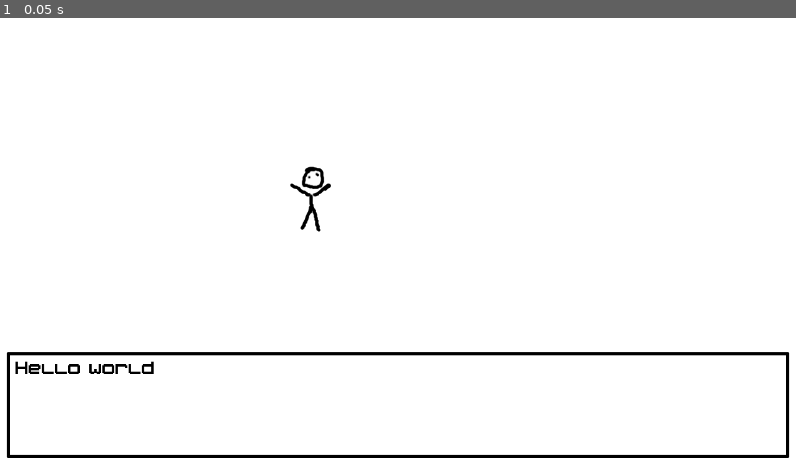
Above: before the commit, frame 1.
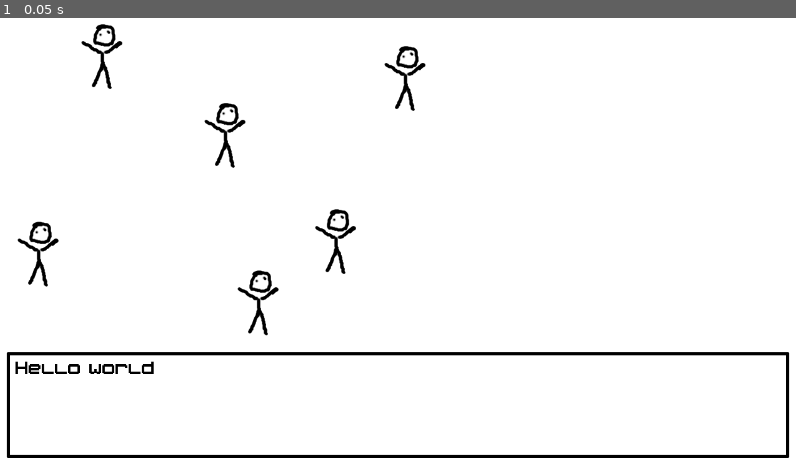
Above: after the commit, the same moment.

Repository: rtauziac/feelingsnotyet
Game: Godot game, scene res://testing/GameRoot.tscn
Two runs of this game, one before a commit and one after it. Both use one fixed random seed, a clock stepped at 60 frames per second and the inputs below.
Inputs:
- Up to frame 1 (0.05 s): no input

The runs differ from the first frame. In frame 1, 1.5% of the frame differs, in the area x 2-54%, y 1-72%.

Commit message:
input handling for persons

Diff:
--- a/persons/Person.gd
+++ b/persons/Person.gd
@@ -2,14 +2,18 @@
 
 class_name Person
 
-# Declare member variables here. Examples:
-# var a = 2
-# var b = "text"
+
+export (Array, NodePath) var siblingpaths
+export (bool) var is_open
+
+var siblings: Array
 
 
 # Called when the node enters the scene tree for the first time.
-#func _ready():
-#	pass # Replace with function body.
+func _ready():
+	for path in siblingpaths:
+		var person: Person = get_node(path)
+		siblings.push_front(person)
 
 
 # Called every frame. 'delta' is the elapsed time since the previous frame.
--- a/persons/SpriteSmogShader.tres
+++ b/persons/SpriteSmogShader.tres
@@ -118,12 +118,12 @@
 
 }
 "
-graph_offset = Vector2( -1501, -123.5 )
+graph_offset = Vector2( -1882, -178.75 )
 mode = 1
 flags/light_only = false
 nodes/fragment/0/position = Vector2( 473, 211 )
 nodes/fragment/2/node = SubResource( 6 )
-nodes/fragment/2/position = Vector2( -807, -34 )
+nodes/fragment/2/position = Vector2( -788, -22 )
 nodes/fragment/3/node = SubResource( 7 )
 nodes/fragment/3/position = Vector2( -195, 370 )
 nodes/fragment/4/node = SubResource( 8 )
@@ -131,13 +131,13 @@
 nodes/fragment/5/node = SubResource( 9 )
 nodes/fragment/5/position = Vector2( -191, 71 )
 nodes/fragment/6/node = SubResource( 10 )
-nodes/fragment/6/position = Vector2( -1386, 225 )
+nodes/fragment/6/position = Vector2( -1526, 52 )
 nodes/fragment/7/node = SubResource( 11 )
-nodes/fragment/7/position = Vector2( -1193, 216 )
+nodes/fragment/7/position = Vector2( -1333, 43 )
 nodes/fragment/8/node = SubResource( 12 )
-nodes/fragment/8/position = Vector2( -1182, 118 )
+nodes/fragment/8/position = Vector2( -1314, -61 )
 nodes/fragment/9/node = SubResource( 13 )
-nodes/fragment/9/position = Vector2( -1001, 125 )
+nodes/fragment/9/position = Vector2( -1091, -22 )
 nodes/fragment/10/node = SubResource( 1 )
 nodes/fragment/10/position = Vector2( -384, 129 )
 nodes/fragment/13/node = SubResource( 3 )
@@ -148,4 +148,4 @@
 nodes/fragment/15/position = Vector2( -236, 240 )
 nodes/fragment/16/node = SubResource( 18 )
 nodes/fragment/16/position = Vector2( -651, 384 )
-nodes/fragment/connections = PoolIntArray( 3, 0, 4, 2, 4, 0, 0, 0, 4, 1, 0, 1, 6, 0, 7, 0, 2, 0, 10, 0, 10, 0, 5, 1, 13, 0, 5, 0, 8, 0, 9, 0, 7, 0, 9, 1, 9, 0, 2, 0, 5, 0, 14, 0, 14, 0, 4, 0, 15, 0, 14, 1, 16, 0, 10, 1, 16, 0, 15, 0 )
+nodes/fragment/connections = PoolIntArray( 3, 0, 4, 2, 4, 0, 0, 0, 4, 1, 0, 1, 6, 0, 7, 0, 2, 0, 10, 0, 10, 0, 5, 1, 13, 0, 5, 0, 9, 0, 2, 0, 5, 0, 14, 0, 14, 0, 4, 0, 15, 0, 14, 1, 16, 0, 10, 1, 16, 0, 15, 0, 8, 0, 9, 0, 7, 0, 9, 1 )
--- a/persons/Stickman.tscn
+++ b/persons/Stickman.tscn
@@ -5,6 +5,7 @@
 [ext_resource path="res://persons/SpriteSmogShader.tres" type="Shader" id=3]
 
 [sub_resource type="ShaderMaterial" id=15]
+resource_local_to_scene = true
 shader = ExtResource( 3 )
 shader_param/smogFactor = 0.0
 
--- a/testing/2DRoot.tscn
+++ b/testing/2DRoot.tscn
@@ -1,7 +1,38 @@
-[gd_scene load_steps=3 format=2]
+[gd_scene load_steps=10 format=2]
 
 [ext_resource path="res://persons/Stickman.tscn" type="PackedScene" id=1]
+[ext_resource path="res://persons/SpriteSmogShader.tres" type="Shader" id=2]
 [ext_resource path="res://testing/CheckClick.gd" type="Script" id=3]
+
+[sub_resource type="ShaderMaterial" id=1]
+resource_local_to_scene = true
+shader = ExtResource( 2 )
+shader_param/smogFactor = 0.0
+
+[sub_resource type="ShaderMaterial" id=2]
+resource_local_to_scene = true
+shader = ExtResource( 2 )
+shader_param/smogFactor = 0.0
+
+[sub_resource type="ShaderMaterial" id=3]
+resource_local_to_scene = true
+shader = ExtResource( 2 )
+shader_param/smogFactor = 0.0
+
+[sub_resource type="ShaderMaterial" id=4]
+resource_local_to_scene = true
+shader = ExtResource( 2 )
+shader_param/smogFactor = 0.0
+
+[sub_resource type="ShaderMaterial" id=5]
+resource_local_to_scene = true
+shader = ExtResource( 2 )
+shader_param/smogFactor = 0.0
+
+[sub_resource type="ShaderMaterial" id=6]
+resource_local_to_scene = true
+shader = ExtResource( 2 )
+shader_param/smogFactor = 0.0
 
 [node name="2DRoot" type="Node2D"]
 
@@ -11,7 +42,29 @@
 smoothing_enabled = true
 
 [node name="Persons" type="Node2D" parent="."]
-position = Vector2( 464, 284 )
 script = ExtResource( 3 )
 
 [node name="Person" parent="Persons" instance=ExtResource( 1 )]
+material = SubResource( 1 )
+position = Vector2( 130, 56 )
+siblingpaths = [ NodePath("../Person2"), NodePath("../Person3"), NodePath("../Person4") ]
+
+[node name="Person2" parent="Persons" instance=ExtResource( 1 )]
+material = SubResource( 2 )
+position = Vector2( 327, 182 )
+
+[node name="Person3" parent="Persons" instance=ExtResource( 1 )]
+material = SubResource( 3 )
+position = Vector2( 28, 372 )
+
+[node name="Person4" parent="Persons" instance=ExtResource( 1 )]
+material = SubResource( 4 )
+position = Vector2( 615, 91 )
+
+[node name="Person5" parent="Persons" instance=ExtResource( 1 )]
+material = SubResource( 5 )
+position = Vector2( 504, 352 )
+
+[node name="Person6" parent="Persons" instance=ExtResource( 1 )]
+material = SubResource( 6 )
+position = Vector2( 380, 450 )
--- a/testing/CheckClick.gd
+++ b/testing/CheckClick.gd
@@ -1,11 +1,34 @@
 extends Node2D
+
+
+func set_smog_for_person(the_person: Person):
+	var all_friends: Array = the_person.siblings
+	for person in get_children():
+		if person is Person:
+			var is_friend = all_friends.has(person)
+			var is_self = person == the_person
+			person.material.set("shader_param/smogFactor", 0 if (is_friend or is_self) else 0.2)
+
+
+func remove_smog():
+		for person in get_children():
+			if person is Person:
+				person.material.set("shader_param/smogFactor", 0)
 
 
 func _input(event):
 	if event is InputEventMouseButton and event.button_index == BUTTON_LEFT:
 		if event.pressed:
-			for person in get_children():
-				if person is Sprite:
+			var children: Array = get_children()
+			for x in children.size():
+				var person = children[-x+1]
+				if person is Person:
 					var person_rect: Rect2 = Rect2(to_global(person.position), person.texture.get_size())
 					if person_rect.has_point(get_global_mouse_position()):
-						print("%s clicked" % person.name)
+#						print("%s clicked" % person.name)
+						set_smog_for_person(person)
+						get_tree().set_input_as_handled()
+						break
+			if not get_tree().is_input_handled():
+				get_tree().set_input_as_handled()
+				remove_smog()
--- a/testing/CheckClick_001.gd
+++ /dev/null
@@ -1,22 +0,0 @@
-extends Sprite
-
-
-# Declare member variables here. Examples:
-# var a = 2
-# var b = "text"
-
-
-# Called when the node enters the scene tree for the first time.
-func _ready():
-	pass # Replace with function body.
-
-
-# Called every frame. 'delta' is the elapsed time since the previous frame.
-#func _process(delta):
-#	pass
-
-
-func _input(event):
-	if event is InputEventMouseButton and event.pressed and event.button_index == BUTTON_LEFT:
-		if get_rect().has_point(get_local_mouse_position()):
-			print("A click!")
Binary file added: screenshots/Capture d’écran 2021-04-24 144129.png
Not shown, added: screenshots/Capture d’écran 2021-04-24 144129.png.import
